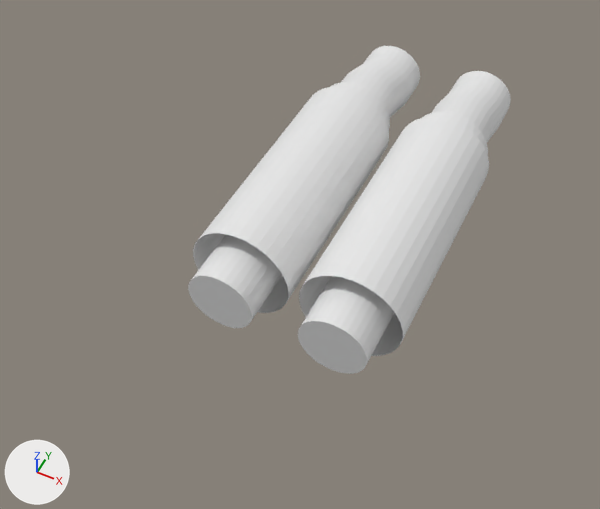
One commit to the OBJ model src/main/resources/assets/electricity/models/dc_string_cable/dc_string_cable_end.obj: the scene before it, then after it.
Before and after are seen from a 50 mm camera at (0.757, -1.28, 0.752) aimed at (0.478, -0.721, 0.053). The lights are fixed; the arrows at lower left show +X, +Y and +Z. The older version comes first. Where no turn or scale is listed for an object, it has been applied to the vertices.

In view in the first picture: 'cable', 'plug', 'plug.001'.
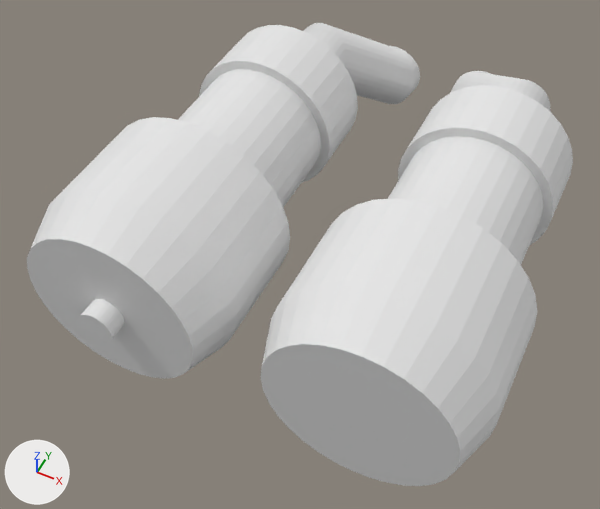
The edits, one by one:
me_cable is used by ob_cable; location (0.0, 0.0, 0.0).
me_cable had 256 vertices, 196 faces and spanned x 0.394..0.606, y -0.525..-0.338, z 0.0..0.1.
me_cable now has 256 vertices, 196 faces and spans x 0.328..0.672, y -0.491..-0.334, z 0.0..0.152.
me_cable part 1: 192 of 256 vertices moved; they spanned x 0.394..0.606, y -0.525..-0.368, z 0.001..0.1 and now span x 0.328..0.672, y -0.491..-0.334, z 0.002..0.152; mean shift (0.0, 0.017, 0.035); largest move (0.412, -0.525, 0.026) -> (0.343, -0.491, 0.08).
me_plug is used by ob_plug; location (0.0, 0.0, 0.0).
me_plug had 256 vertices, 143 faces and spanned x 0.375..0.494, y -0.825..-0.475, z 0.0..0.119.
me_plug now has 352 vertices, 282 faces and spans x 0.257..0.481, y -0.94..-0.469, z 0.0..0.224.
me_plug part 2: a new loose piece, a 32-sided cylinder along y spanning x 0.281..0.457, y -0.603..-0.522, z 0.024..0.2, in mat_plug_plus (its picture is missing).
me_plug part 3: the loose piece of 64 vertices spanning x 0.375..0.494, y -0.781..-0.5, z 0.0..0.119 is multiplied about its middle by the matrix ((0.0, 0.0, -1.305), (0.0, 0.522, 0.0), (1.305, 0.0, 0.0)), then moved by (-0.066, -0.036, 0.053).
me_plug part 4: the loose piece of 64 vertices spanning x 0.396..0.473, y -0.825..-0.738, z 0.021..0.098 is multiplied about its middle by the matrix ((0.0, 0.0, -0.484), (0.0, 0.243, 0.0), (0.484, 0.0, 0.0)), then moved by (-0.066, -0.148, 0.053).
me_plug part 5: a new loose piece of 96 vertices spanning x 0.257..0.481, y -0.919..-0.75, z 0.0..0.224, in mat_plug_plus (its picture is missing).
me_plug part 6: a new loose piece of 64 vertices spanning x 0.294..0.444, y -0.522..-0.469, z 0.037..0.187, in mat_plug_plus (its picture is missing).
me_plug part 7: the loose piece of 64 vertices spanning x 0.384..0.484, y -0.575..-0.475, z 0.009..0.109 is deleted.
Other edits to the shape of me_plug do not show in these pictures.
me_plug_001 is used by ob_plug_001; location (0.0, 0.0, 0.0).
me_plug_001 had 256 vertices, 143 faces and spanned x 0.506..0.625, y -0.825..-0.475, z 0.0..0.119.
me_plug_001 now has 288 vertices, 235 faces and spans x 0.519..0.743, y -0.919..-0.469, z 0.0..0.224.
me_plug_001 part 8: a new loose piece, a 32-sided cylinder along y spanning x 0.543..0.719, y -0.603..-0.522, z 0.024..0.2, in mat_plug_minus (its picture is missing).
me_plug_001 part 9: the loose piece of 64 vertices spanning x 0.506..0.625, y -0.781..-0.5, z 0.0..0.119 is multiplied about its middle by the matrix ((0.0, 0.0, -1.305), (0.0, 0.522, 0.0), (1.305, 0.0, 0.0)), then moved by (0.066, -0.036, 0.053).
me_plug_001 part 10: a new loose piece of 96 vertices spanning x 0.519..0.743, y -0.919..-0.75, z 0.0..0.224, in mat_plug_minus (its picture is missing).
me_plug_001 part 11: the loose piece of 64 vertices spanning x 0.516..0.616, y -0.575..-0.475, z 0.009..0.109 is deleted.
me_plug_001 part 12: the loose piece of 64 vertices spanning x 0.527..0.604, y -0.825..-0.738, z 0.021..0.098 is deleted.
Other edits to the shape of me_plug_001 do not show in these pictures.

Where the change shows, as pixel boxes [x1, y1, x2, y2] in the pictures (600 x 509 px; the box of a moved part takes in the faces that stretch with it):
'plug.001', reshaped (63% wider, 52% taller)
    before: [298, 111, 489, 374]
    after: [261, 85, 573, 486]
'plug', reshaped (64% wider, 44% taller)
    before: [188, 82, 390, 328]
    after: [27, 25, 358, 379]
'cable', reshaped (45% wider, 8% shorter)
    before: [341, 46, 511, 142]
    after: [304, 23, 551, 111]
part 2 of me_plug, added
    after: [199, 25, 358, 182]
part 3 of me_plug, moved or reshaped
    before: [193, 87, 389, 313]
    after: [178, 69, 321, 208]
part 4 of me_plug, moved or reshaped
    before: [188, 234, 282, 328]
    after: [79, 299, 125, 342]
part 5 of me_plug, added
    after: [27, 117, 290, 379]
part 6 of me_plug, added (mostly hidden)
    after: [313, 36, 340, 59]
part 7 of me_plug, deleted
    before: [330, 82, 390, 130]
part 8 of me_plug_001, added
    after: [398, 85, 573, 246]
part 9 of me_plug_001, moved or reshaped
    before: [299, 117, 489, 356]
    after: [388, 136, 543, 265]
part 10 of me_plug_001, added
    after: [261, 198, 537, 486]
part 11 of me_plug_001, deleted
    before: [422, 111, 488, 155]
part 12 of me_plug_001, deleted
    before: [298, 276, 395, 374]
